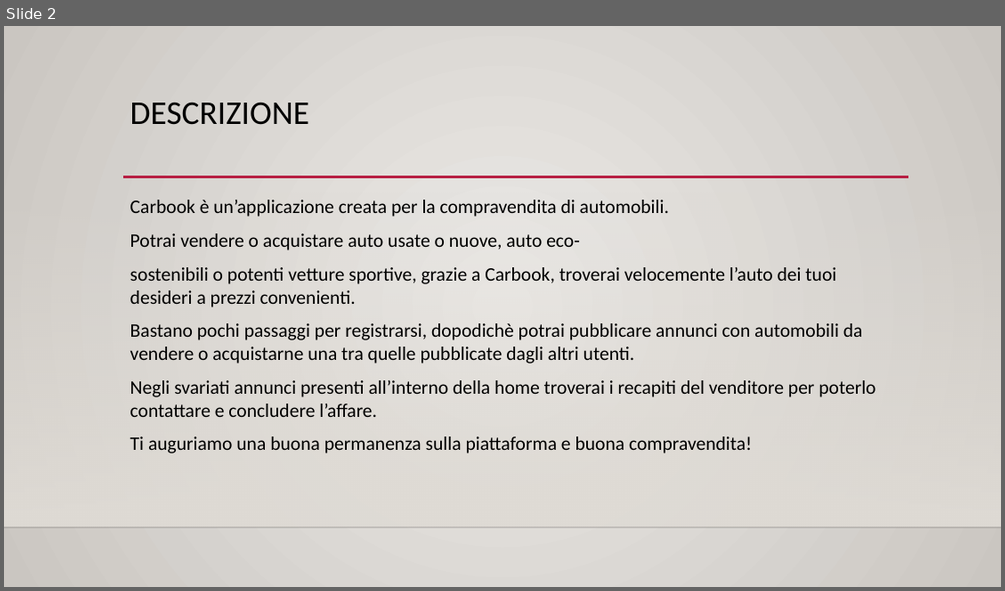
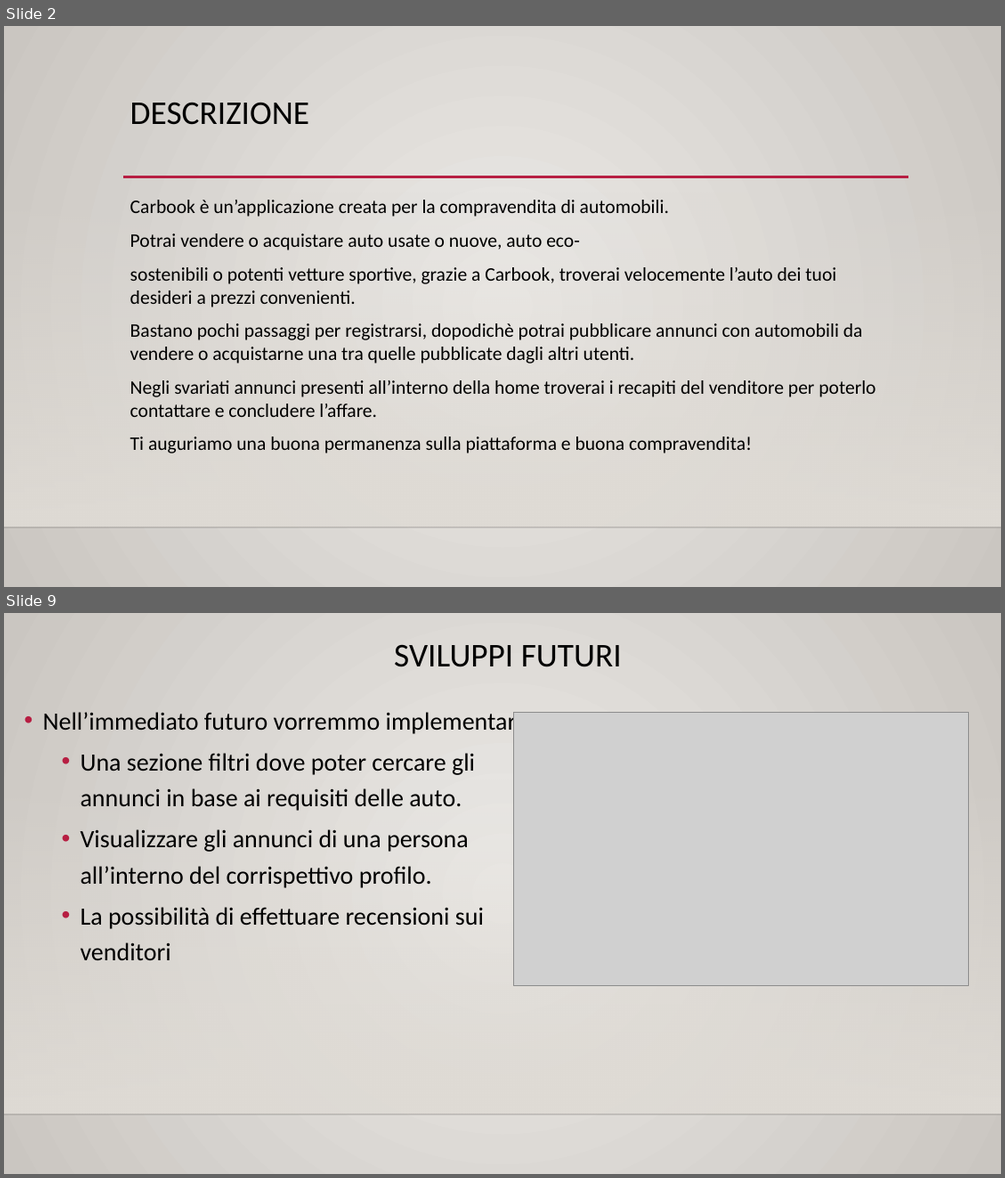
Before and after one commit to LucaNastasi/LibroAuto, a slide deck: presentazione.pptx. Shown one above the other, each under a label of ours: slide 2 before the commit, slides 2 and 9 after it; the slides between them are not shown. The pictures are 1005x591 and 1005x1178 pixels, drawn with LibreOffice and Linux fonts; fonts in the diff are those of the drawing; grey boxes stand for pictures; background and template pictures are left out. Boxes give left, top, right and bottom in pixels: in the first picture for what was removed or moved away, otherwise in the second. Text is boxed around its words. In the diff, an @@ line names an element or a change of style, - is before the commit and + after.

```diff
--- a/presentazione.pptx
+++ b/presentazione.pptx
@@ slide 9 added at [4,613,1001,1174], background gradient #ECEAE7 to #CAC7C1; not listed: 2 template elements that a slide beside it also shows @@
@@ title added at [394,644,622,667], 32 pt, text #000000 @@
+SVILUPPI FUTURI
@@ text added at [43,712,535,960], 24 pt, text #000000 @@
+• Nell’immediato futuro vorremmo implementare:
+  • Una sezione filtri dove poter cercare gli annunci in base ai requisiti delle auto.
+  • Visualizzare gli annunci di una persona all’interno del corrispettivo profilo.
+  • La possibilità di effettuare recensioni sui venditori
@@ picture added at [513,713,969,985] @@
```
Also in this commit, not shown: 1 slide changed, 5 other slides added, 1 other file.
